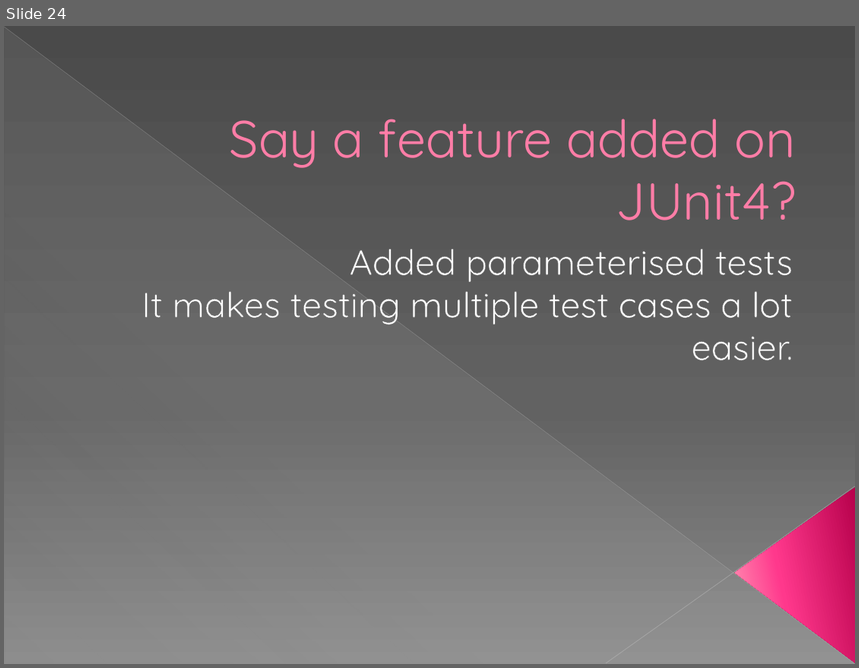
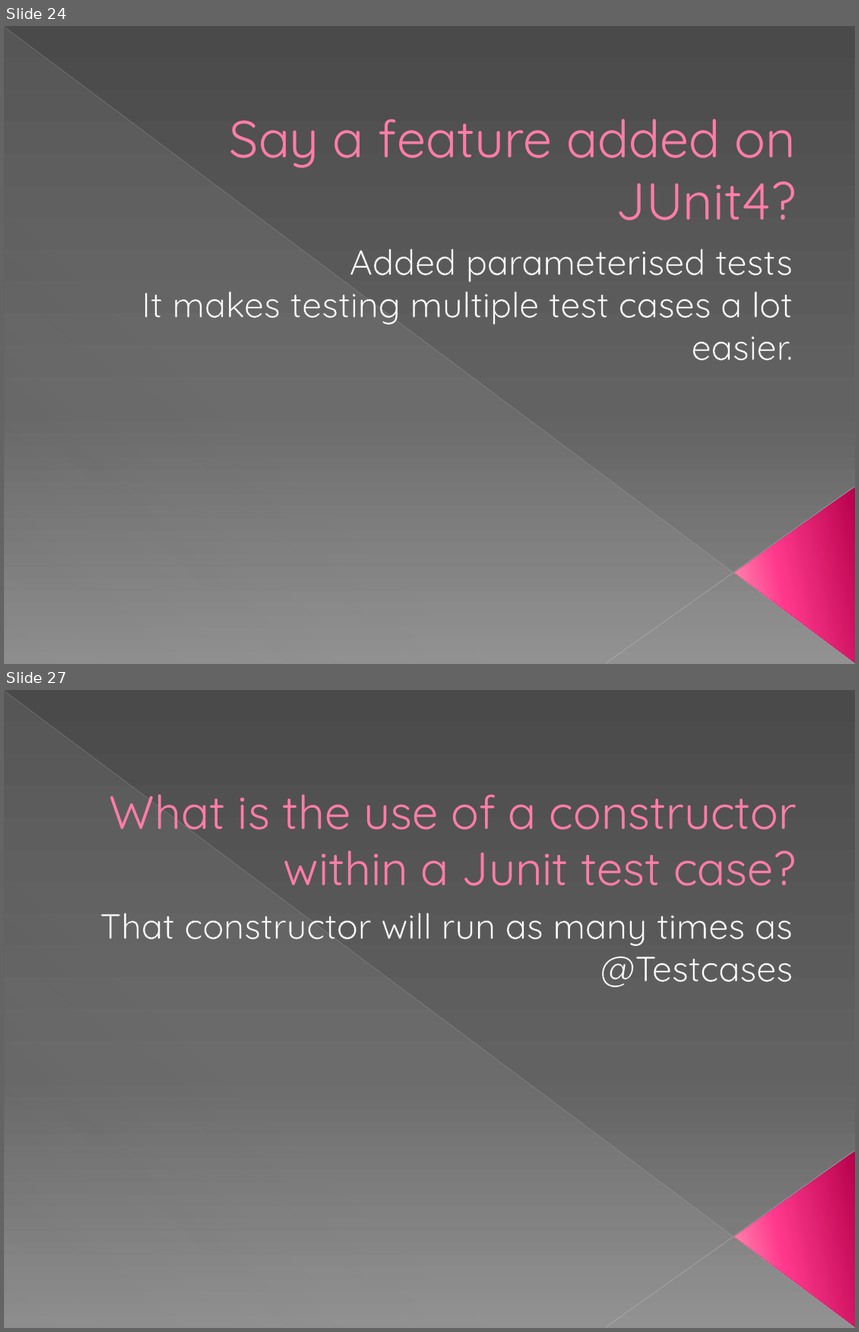
Before and after one commit to githubsebkun/Software-Interview-Questions, a slide deck: JUnit.pptx. Shown one above the other, each under a label of ours: slide 24 before the commit, slides 24 and 27 after it; the slides between them are not shown. The pictures are 859x668 and 859x1332 pixels, drawn with LibreOffice and Linux fonts; fonts in the diff are those of the drawing. Boxes give left, top, right and bottom in pixels: in the first picture for what was removed or moved away, otherwise in the second. Text is boxed around its words. In the diff, an @@ line names an element or a change of style, - is before the commit and + after.

```diff
--- a/JUnit.pptx
+++ b/JUnit.pptx
@@ slide 27 added at (4, 690, 855, 1328), background gradient #4A4A4A to #626262 to #8C8C8C; not listed: 4 template elements that a slide beside it also shows @@
@@ title added at (110, 794, 797, 886), 39.6 pt, text #FF7DA7 @@
+What is the use of a constructor within a Junit test case?
@@ subtitle added at (100, 913, 793, 987), 30 pt, text #FFFFFF @@
+That constructor will run as many times as @Testcases
```
Also in this commit, not shown: 2 other slides added, 10 other files.
